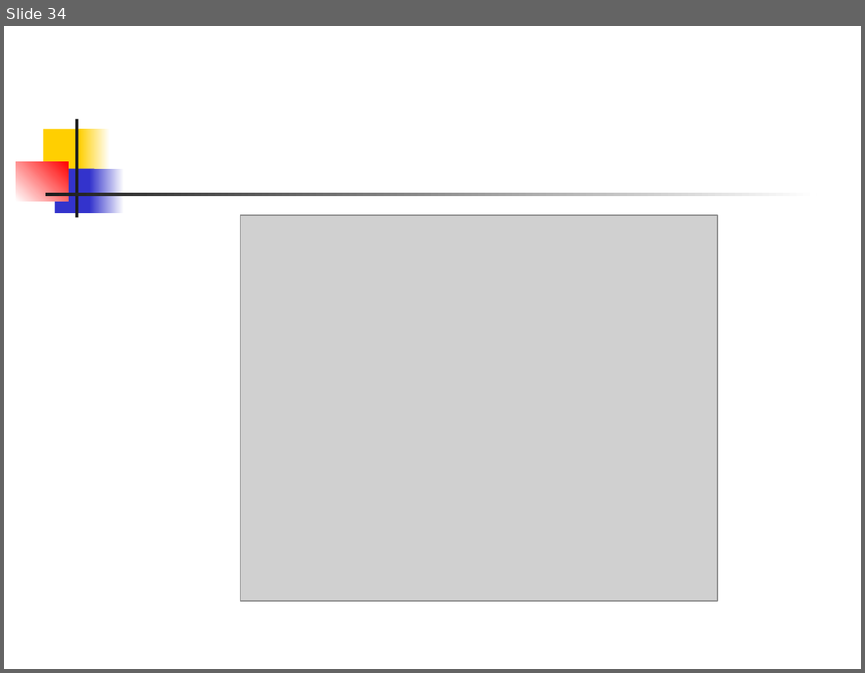
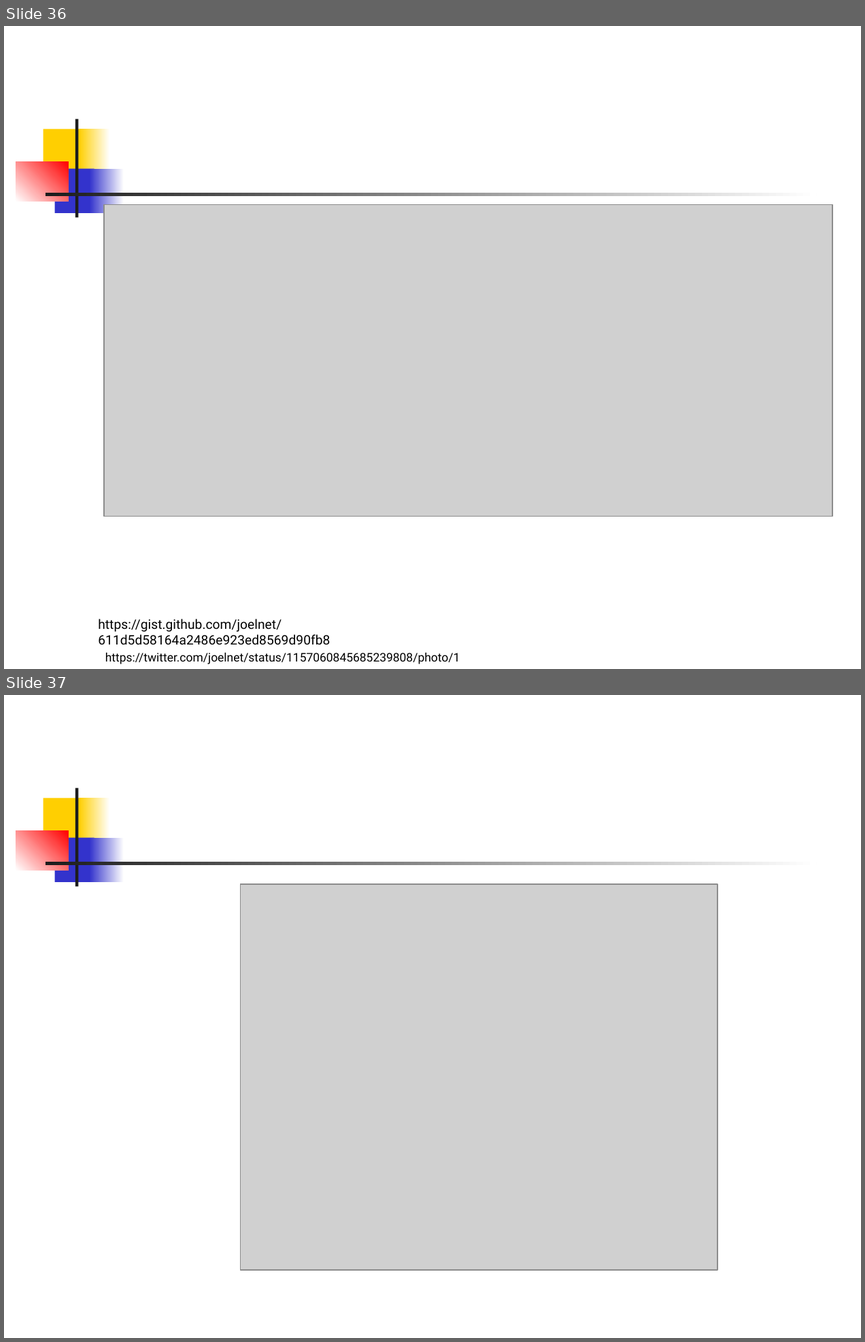
Before and after one commit to Funkcionalne/Prednasky, a slide deck: 06/06_fpro.ppt. Shown one above the other, each under a label of ours: slide 34 before the commit, slides 36 and 37 after it. The pictures are 865x673 and 865x1342 pixels, drawn with LibreOffice and Linux fonts; fonts in the diff are those of the drawing; grey boxes stand for pictures. Boxes give left, top, right and bottom in pixels: in the first picture for what was removed or moved away, otherwise in the second. Text is boxed around its words. In the diff, an @@ line names an element or a change of style, - is before the commit and + after.

```diff
--- a/06/06_fpro.ppt
+++ b/06/06_fpro.ppt
@@ slide 36 added at <box>4,26,861,669</box>, background #FFFFFF; not listed: 7 template elements that a slide beside it also shows @@
@@ picture added at <box>104,204,832,516</box> @@
@@ text added at <box>98,618,330,645</box>, 11 pt, text #000000 @@
+https://gist.github.com/joelnet/611d5d58164a2486e923ed8569d90fb8
@@ text added at <box>105,652,460,664</box>, 10 pt, text #000000 @@
+https://twitter.com/joelnet/status/1157060845685239808/photo/1
@@ what was slide 34 is now slide 37 @@
```
Also in this commit, not shown: 9 slides changed, 2 other slides added, 1 other file.
